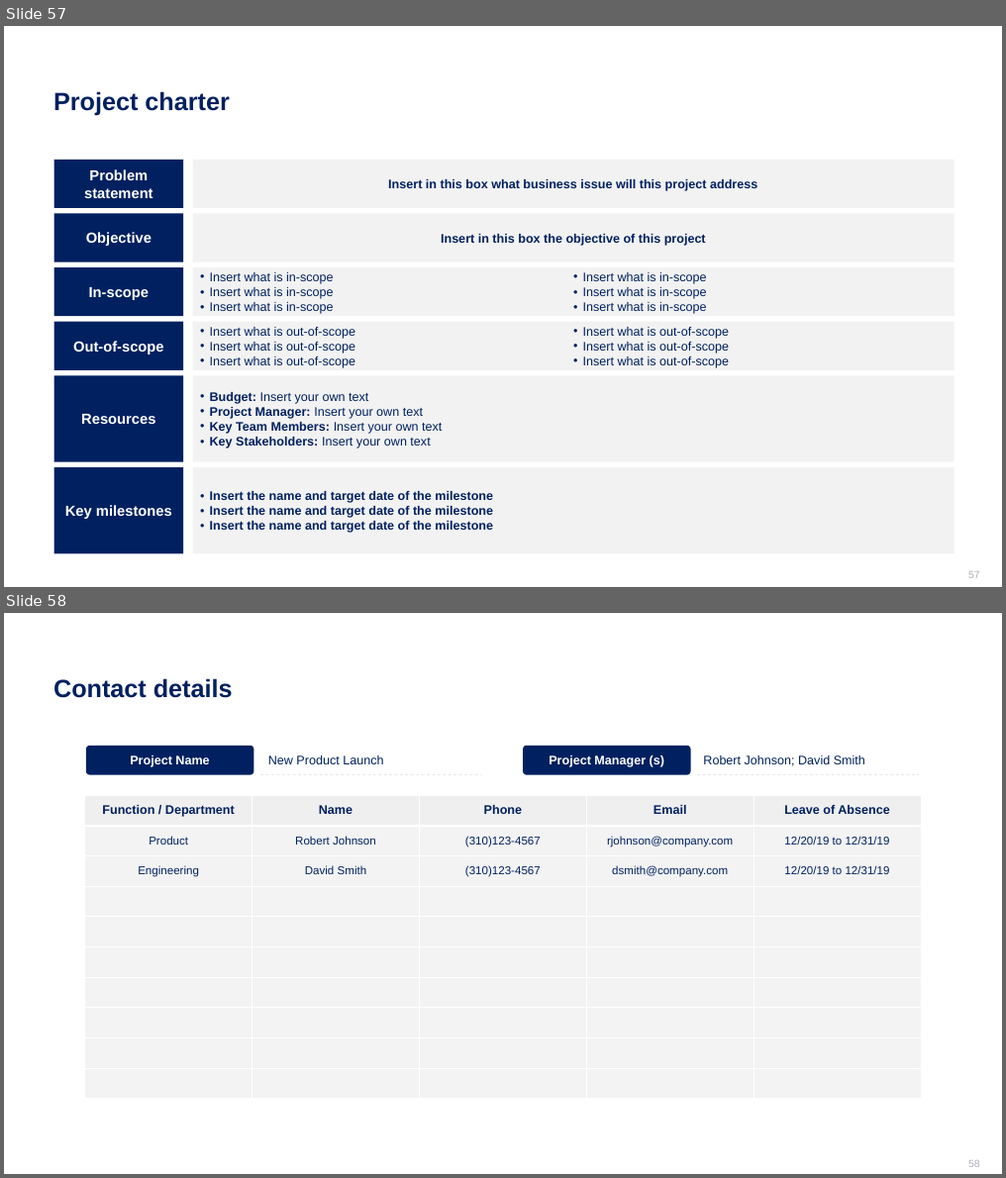
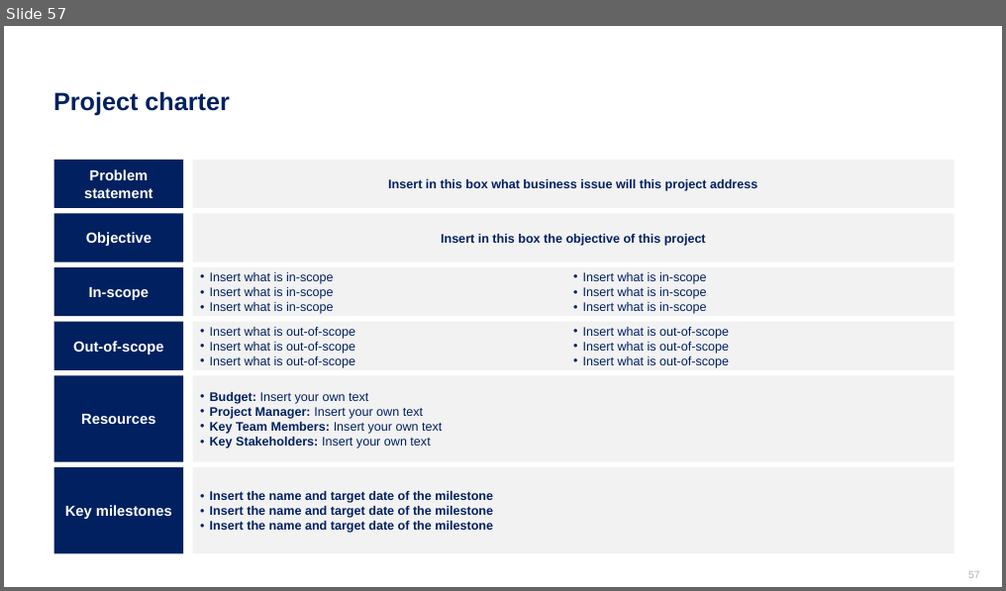
Before and after one commit to kallori/Product-and-Project-Management, a slide deck: Copy Master_Change_ProjectManagement_PowerPoint_ENG.pptx. Shown one above the other, each under a label of ours: slides 57 and 58 before the commit, slide 57 after it. The pictures are 1006x1178 and 1006x591 pixels, drawn with LibreOffice and Linux fonts; fonts in the diff are those of the drawing. Boxes give left, top, right and bottom in pixels: in the first picture for what was removed or moved away, otherwise in the second. Text is boxed around its words. In the diff, an @@ line names an element or a change of style, - is before the commit and + after.

```diff
--- a/Copy Master_Change_ProjectManagement_PowerPoint_ENG.pptx
+++ b/Copy Master_Change_ProjectManagement_PowerPoint_ENG.pptx
@@ slide 58 removed at (x1=4, y1=613, x2=1002, y2=1174), background #FFFFFF @@
@@ title removed at (x1=54, y1=678, x2=233, y2=698) @@
-Contact details
@@ rounded rectangle removed at (x1=86, y1=746, x2=254, y2=775) @@
-Project Name
@@ text removed at (x1=268, y1=756, x2=383, y2=764) @@
-New Product Launch
@@ rounded rectangle removed at (x1=523, y1=746, x2=690, y2=775) @@
-Project Manager (s)
@@ text removed at (x1=703, y1=756, x2=865, y2=766) @@
-Robert Johnson; David Smith
@@ line removed from (260, 775) to (481, 775) @@
@@ line removed from (698, 775) to (919, 775) @@
@@ table removed at (x1=85, y1=796, x2=920, y2=1100), 10 rows, 5 columns @@
-Function / Department | Name | Phone | Email | Leave of Absence
-Product | Robert Johnson | (310)123-4567 | rjohnson@company.com | 12/20/19 to 12/31/19
-Engineering | David Smith | (310)123-4567 | dsmith@company.com | 12/20/19 to 12/31/19
- |  |  |  | 
- |  |  |  | 
- |  |  |  | 
- |  |  |  | 
- |  |  |  | 
- |  |  |  | 
- |  |  |  | 
@@ page number removed at (x1=968, y1=1160, x2=980, y2=1167) @@
-58
```
Also in this commit, not shown: 1 slide changed.
